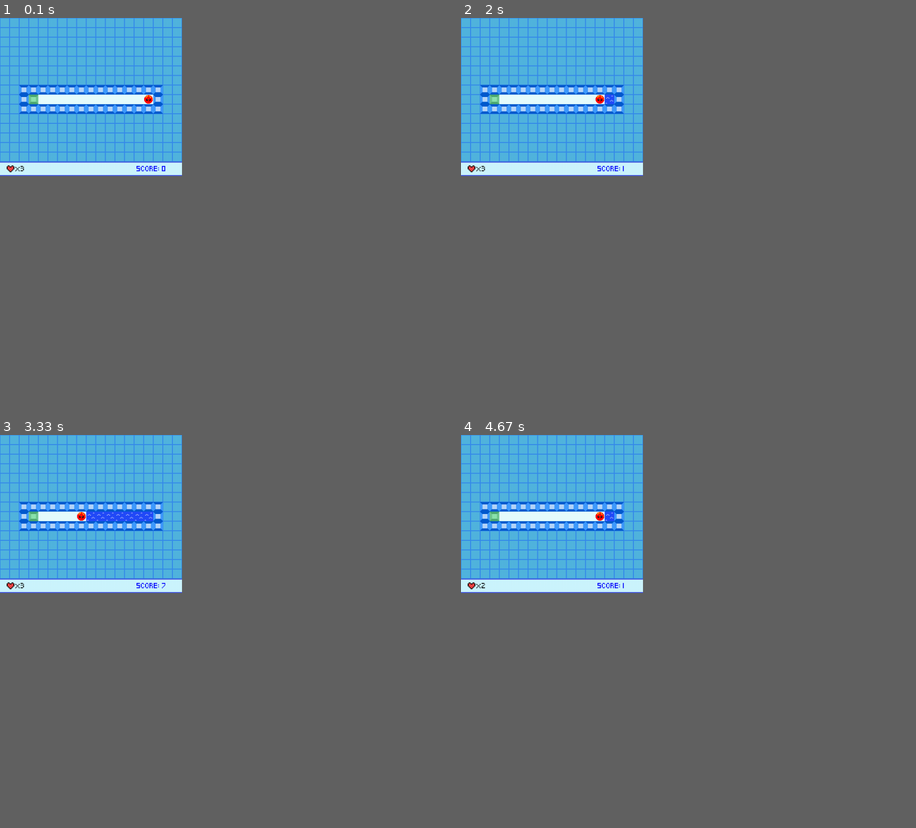
Above: before the commit, frames 1-4 (two rows, left to right).
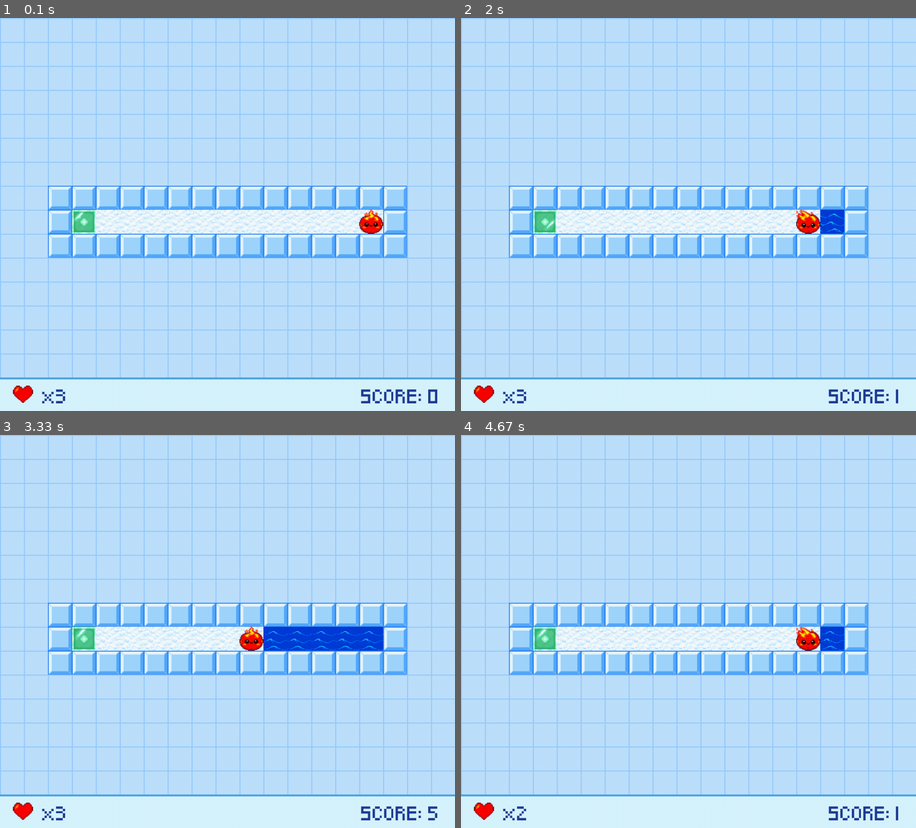
Above: after the commit, the same moments.

Repository: Pablo1Gustavo/Thin-Ice-Club-Penguin-PyGame
Game: pygame game, started from src/__main__.py
Two runs of this game, one before a commit and one after it. Both use one fixed random seed, a clock stepped at 60 frames per second and the inputs below.
Inputs:
- Up to frame 1 (0.1 s): no input
- Up to frame 2 (2 s): hold Right 0.33-0.8 s; hold Left from 1.83 s (still down)
- Up to frame 3 (3.33 s): release Left at 2.37 s; hold Down 2.4-2.7 s; hold Left 2.73-3.13 s
- Up to frame 4 (4.67 s): hold Right 3.57-4.2 s; hold Down 4.23-4.6 s; hold Left from 4.63 s (still down)
In our replay, the window is 360x312 before the commit and 900x776 after it. These sizes can differ from the game's own. Grey fills any space a smaller window leaves; there, only what the larger window draws over its background counts as a difference.

The runs differ from the first frame. In frame 1, 40% of the frame differs, in the area x 0-100%, y 0-100%; in frame 2, 40%; in frame 3, 41%; in frame 4, 40%.

Commit message:
feat: refresh sprites and animate game HUD

Diff:
--- a/src/game.py
+++ b/src/game.py
@@ -9,13 +9,24 @@
 
 ROOT = Path(__file__).resolve().parent.parent
 
-TILE_SIZE = 20
+TILE_SIZE = 50
+HUD_HEIGHT = 70
+HEART_SIZE = 48
+
+PLAYER_FRAME_COUNT = 3
+
+PLAYER_FRAME_DURATION_MS = 180
+TILE_FRAME_DURATION_MS = 240
+
 BOARD_WIDTH = 19
 BOARD_HEIGHT = 15
-WINDOW_SIZE = (BOARD_WIDTH * TILE_SIZE, BOARD_HEIGHT * TILE_SIZE + 30)
+
+WINDOW_SIZE = (BOARD_WIDTH * TILE_SIZE, BOARD_HEIGHT * TILE_SIZE + HUD_HEIGHT)
+
 ICE_COLOR = (230, 253, 255)
-SCORE_COLOR = (0, 0, 255)
-TEXT_COLOR = (0, 0, 0)
+SCORE_COLOR = (30, 60, 150)
+HUD_COLOR = (215, 244, 255)
+HUD_BORDER_COLOR = (77, 166, 224)
 
 DIRECTIONS = {
     pygame.K_LEFT: (-1, 0),
@@ -28,25 +39,50 @@
 class Game:
     def __init__(self) -> None:
         pygame.init()
-        pygame.key.set_repeat(200, 150)
+        pygame.key.set_repeat(300, 200)
         self.screen = pygame.display.set_mode(WINDOW_SIZE, pygame.SCALED | pygame.RESIZABLE)
         pygame.display.set_caption("Thin Ice")
-        self.font = pygame.font.Font(ROOT / "Fonts/Pixeled.ttf", 9)
-        self.end_font = pygame.font.Font(None, 28)
+        self.font = pygame.font.Font(ROOT / "Fonts/Pixeled.ttf", 24)
+        self.end_font = pygame.font.Font(None, 48)
 
         textures = ROOT / "Textures"
-        self.player_image = pygame.image.load(textures / "Player.png").convert_alpha()
-        self.score_image = pygame.image.load(textures / "score_screen.png").convert()
+        player_textures = textures / "Player"
+        self.player_images = [
+            pygame.transform.smoothscale(
+                pygame.image.load(player_textures / f"Player_{index:02d}.png").convert_alpha(),
+                (TILE_SIZE, TILE_SIZE),
+            )
+            for index in range(1, PLAYER_FRAME_COUNT + 1)
+        ]
+        self.animation_elapsed_ms = 0
+        self.heart_image = pygame.transform.smoothscale(
+            pygame.image.load(textures / "Heart.png").convert_alpha(),
+            (HEART_SIZE, HEART_SIZE),
+        )
+
+        def load_tile_frames(name: str, count: int) -> list[pygame.Surface]:
+            paths = (
+                [textures / name / f"{name}_{index:02d}.png" for index in range(1, count + 1)]
+                if count > 1
+                else [textures / f"{name}.png"]
+            )
+            return [
+                pygame.transform.scale(
+                    pygame.image.load(path).convert_alpha(),
+                    (TILE_SIZE, TILE_SIZE),
+                )
+                for path in paths
+            ]
+
         self.tile_images = {
-            TileType.EMPTY: pygame.image.load(textures / "EmptySquare.png").convert(),
-            TileType.WATER: pygame.image.load(textures / "Water.png").convert(),
-            TileType.FINISH: pygame.image.load(textures / "FinishSquare.png").convert(),
-            TileType.WALL: pygame.image.load(textures / "Wall.png").convert(),
-            TileType.DOUBLE_ICE: pygame.image.load(textures / "DoubleIce.png").convert(),
+            TileType.EMPTY: load_tile_frames("EmptySquare", 1),
+            TileType.WATER: load_tile_frames("Water", 3),
+            TileType.ICE: load_tile_frames("Ice", 1),
+            TileType.FINISH: load_tile_frames("FinishSquare", 3),
+            TileType.WALL: load_tile_frames("Wall", 1),
+            TileType.DOUBLE_ICE: load_tile_frames("DoubleIce", 1),
         }
-        ice = pygame.Surface((TILE_SIZE, TILE_SIZE))
-        ice.fill(ICE_COLOR)
-        self.tile_images[TileType.ICE] = ice
+        self.hud_text_values = None
 
         pygame.mixer.music.load(ROOT / "Sounds/GameMusic.mp3")
         pygame.mixer.music.set_volume(0.65)
@@ -100,18 +136,32 @@
                     self.load_level()
 
     def draw(self) -> None:
+        tile_frame_index = self.animation_elapsed_ms // TILE_FRAME_DURATION_MS
+        tile_frames = {
+            kind: frames[tile_frame_index % len(frames)]
+            for kind, frames in self.tile_images.items()
+        }
         for y, row in enumerate(self.level.tiles):
             for x, tile in enumerate(row):
-                self.screen.blit(self.tile_images[tile.kind], (x * TILE_SIZE, y * TILE_SIZE))
+                self.screen.blit(tile_frames[tile.kind], (x * TILE_SIZE, y * TILE_SIZE))
 
         hud_y = BOARD_HEIGHT * TILE_SIZE
-        self.screen.blit(self.score_image, (0, hud_y))
-        self.screen.blit(self.font.render(f"SCORE: {self.score}", True, SCORE_COLOR), (285, hud_y))
-        self.screen.blit(self.font.render(f"x{self.player.lives}", True, TEXT_COLOR), (32, hud_y))
-        self.screen.blit(self.player_image, (self.player.x * TILE_SIZE, self.player.y * TILE_SIZE))
+        pygame.draw.rect(self.screen, HUD_COLOR, (0, hud_y, WINDOW_SIZE[0], HUD_HEIGHT))
+        pygame.draw.rect(self.screen, HUD_BORDER_COLOR, (0, hud_y, WINDOW_SIZE[0], 4))
+        heart_rect = self.heart_image.get_rect(topleft=(24, hud_y + (HUD_HEIGHT - HEART_SIZE) // 2))
+        self.screen.blit(self.heart_image, heart_rect)
+        hud_text_values = (self.score, self.player.lives)
+        if hud_text_values != self.hud_text_values:
+            self.score_text = self.font.render(f"SCORE: {self.score}", True, SCORE_COLOR)
+            self.lives_text = self.font.render(f"x{self.player.lives}", True, SCORE_COLOR)
+            self.hud_text_values = hud_text_values
+        self.screen.blit(self.score_text, self.score_text.get_rect(midright=(WINDOW_SIZE[0] - 32, hud_y + HUD_HEIGHT // 2)))
+        self.screen.blit(self.lives_text, self.lives_text.get_rect(midleft=(heart_rect.right + 16, hud_y + HUD_HEIGHT // 2)))
+        frame_index = (self.animation_elapsed_ms // PLAYER_FRAME_DURATION_MS) % len(self.player_images)
+        self.screen.blit(self.player_images[frame_index], (self.player.x * TILE_SIZE, self.player.y * TILE_SIZE))
 
         if self.won:
-            message = self.end_font.render("You won! R: restart   Esc: quit", True, TEXT_COLOR)
+            message = self.end_font.render("You won! R: restart   Esc: quit", True, SCORE_COLOR)
             box = message.get_rect(center=(WINDOW_SIZE[0] // 2, WINDOW_SIZE[1] // 2))
             pygame.draw.rect(self.screen, ICE_COLOR, box.inflate(20, 16))
             self.screen.blit(message, box)
@@ -120,9 +170,11 @@
 
     def run(self) -> None:
         running = True
+        clock = pygame.time.Clock()
         self.draw()
         while running:
-            for event in (pygame.event.wait(), *pygame.event.get()):
+            self.animation_elapsed_ms += clock.tick(30)
+            for event in pygame.event.get():
                 match event.type:
                     case pygame.QUIT:
                         running = False
Binary file changed: Textures/DoubleIce.png
Binary file changed: Textures/EmptySquare.png
Binary file removed: Textures/FinishSquare.png
Binary file added: Textures/FinishSquare/FinishSquare_01.png
Binary file added: Textures/FinishSquare/FinishSquare_02.png
Binary file added: Textures/FinishSquare/FinishSquare_03.png
Binary file added: Textures/Heart.png
Binary file added: Textures/Ice.png
Binary file removed: Textures/Player.png
Binary file added: Textures/Player/Player_01.png
Binary file added: Textures/Player/Player_02.png
Binary file added: Textures/Player/Player_03.png
(and 6 more such lines)
